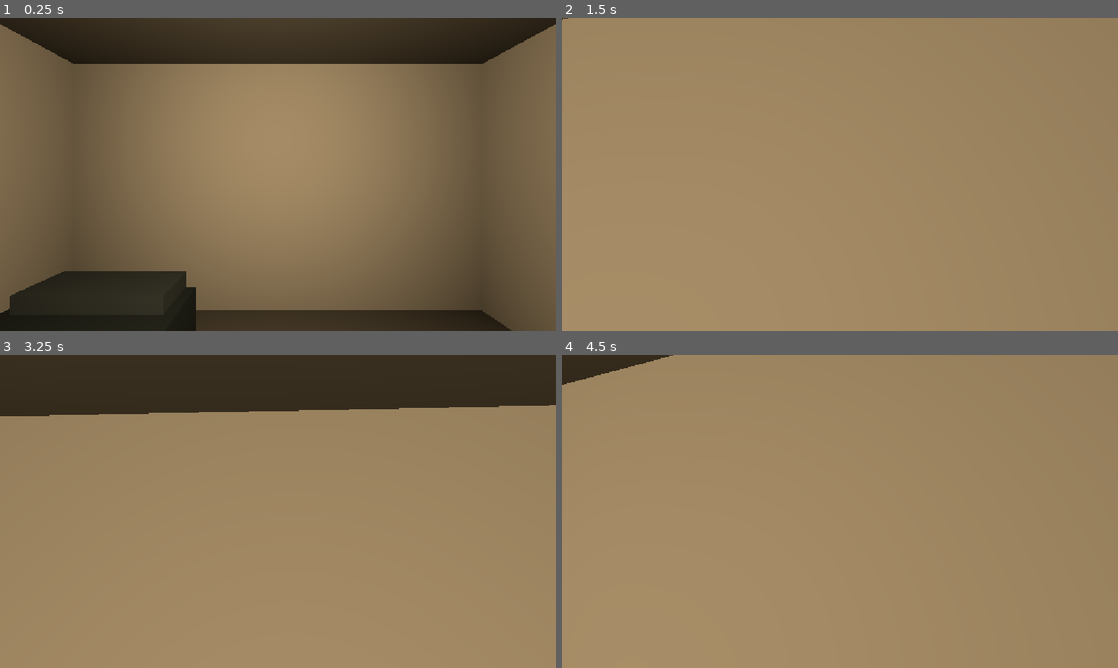
Above: before the commit, frames 1-4 (two rows, left to right).
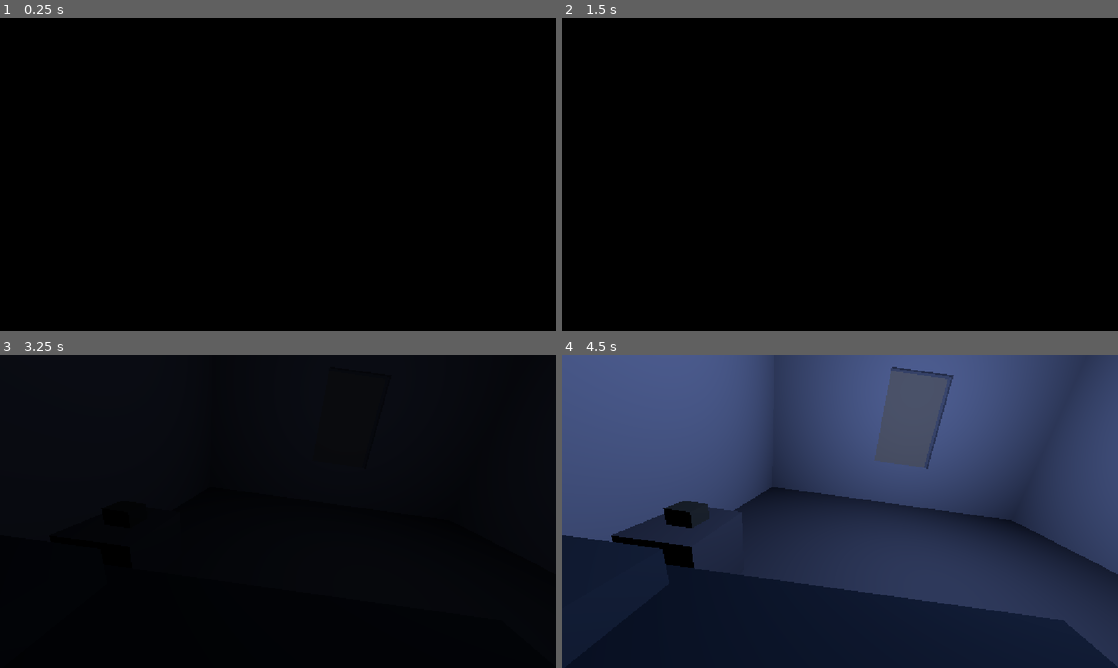
Above: after the commit, the same moments.

Repository: raiani-guima/245-horror-gam
Game: Godot game, scene res://quarto.tscn
Same seed, same stepped clock (60 frames per second), same inputs: the game is played once before the commit and once after it.
Inputs (mouse positions are in pixels of both pictures, inside the frame that each line leads up to):
- Up to frame 1 (0.25 s): no input
- Up to frame 2 (1.5 s): tap Enter (ui_accept) at 0.5, 0.77, 1.25 s; move the mouse to (867, 174) at 0.52 s; hold E (interagir, bound only after the commit) 0.53-1.28 s; hold Up (ui_up) from 0.53 s (still down); move the mouse to (812, 174) at 1.27 s; tap E (interagir, bound only after the commit) at 1.35 s
- Up to frame 3 (3.25 s): keep holding Up (ui_up); tap Enter (ui_accept) at 1.52, 2.75, 3.02 s; move the mouse to (289, 505) at 2.02 s; hold E (interagir, bound only after the commit) 2.03-2.78 s; move the mouse to (272, 517) at 2.77 s; tap E (interagir, bound only after the commit) at 2.85 s
- Up to frame 4 (4.5 s): keep holding Up (ui_up); move the mouse to (878, 514) at 3.52 s; hold E (interagir, bound only after the commit) 3.53-4.28 s; tap Enter (ui_accept) at 3.77 s; move the mouse to (795, 508) at 4.27 s; tap E (interagir, bound only after the commit) at 4.35 s

The runs differ from the first frame. In frame 1, 100% of the frame differs, in the area x 0-100%, y 0-100%; in frame 2, 100%; in frame 3, 100%; in frame 4, 100%.

Commit message:
Ajusta cutscene de acordar: camera Z, timing e falas na tela

Diff:
--- /dev/null
+++ b/area_cama.gd
@@ -0,0 +1,29 @@
+extends Area3D
+
+var player_perto: bool = false
+var dormindo: bool = false
+
+@onready var fade_layer: CanvasLayer = get_node("/root/Quarto/FadeLayer")
+
+func _ready() -> void:
+	body_entered.connect(_on_body_entered)
+	body_exited.connect(_on_body_exited)
+
+func _on_body_entered(body: Node3D) -> void:
+	if body.name == "Player":
+		player_perto = true
+
+func _on_body_exited(body: Node3D) -> void:
+	if body.name == "Player":
+		player_perto = false
+
+func _unhandled_input(event: InputEvent) -> void:
+	if player_perto and not dormindo and event.is_action_pressed("interagir"):
+		dormir()
+
+func dormir() -> void:
+	dormindo = true
+	await fade_layer.fade_to_black(1.5)
+	await get_tree().create_timer(1.0).timeout
+	await fade_layer.fade_from_black(1.5)
+	dormindo = false
--- /dev/null
+++ b/fade_layer.gd
@@ -0,0 +1,46 @@
+extends CanvasLayer
+
+@onready var fade_rect: ColorRect = $FadeRect
+@onready var subtitle_label: Label = $SubtitleLabel
+
+func _ready() -> void:
+	fade_rect.modulate.a = 0.0
+	fade_rect.mouse_filter = Control.MOUSE_FILTER_IGNORE
+	subtitle_label.modulate.a = 0.0
+	subtitle_label.mouse_filter = Control.MOUSE_FILTER_IGNORE
+
+func set_black() -> void:
+	fade_rect.modulate.a = 1.0
+
+func fade_to_black(duration: float = 1.0) -> void:
+	var tween := create_tween()
+	tween.tween_property(fade_rect, "modulate:a", 1.0, duration)
+	await tween.finished
+
+func fade_from_black(duration: float = 1.0) -> void:
+	var tween := create_tween()
+	tween.tween_property(fade_rect, "modulate:a", 0.0, duration)
+	await tween.finished
+
+func piscar_acordando() -> void:
+	var alphas := [0.9, 0.7, 0.85, 0.5, 0.7, 0.3, 0.5, 0.0]
+	for i in alphas.size():
+		var duration := 0.9 if i == alphas.size() - 1 else 0.25
+		var tween := create_tween()
+		tween.tween_property(fade_rect, "modulate:a", alphas[i], duration)
+		await tween.finished
+		if i < alphas.size() - 1:
+			await get_tree().create_timer(0.25).timeout
+
+func mostrar_fala(texto: String, duracao: float = 2.5) -> void:
+	subtitle_label.text = texto
+
+	var fade_in := create_tween()
+	fade_in.tween_property(subtitle_label, "modulate:a", 1.0, 0.4)
+	await fade_in.finished
+
+	await get_tree().create_timer(duracao).timeout
+
+	var fade_out := create_tween()
+	fade_out.tween_property(subtitle_label, "modulate:a", 0.0, 0.4)
+	await fade_out.finished
--- a/player.gd
+++ b/player.gd
@@ -1,23 +1,33 @@
 extends CharacterBody3D
+
 @onready var camera: Camera3D = $Camera3D
+@onready var fade_layer: CanvasLayer = get_node("/root/Quarto/FadeLayer")
 
 var mouse_sensitivity := 0.003
-
 const SPEED = 5.0
 const JUMP_VELOCITY = 4.5
 
+var pode_mover: bool = false
+
+const POSICAO_DE_PE := Vector3(0.0, 1.0, 0.0)
+const ROTACAO_Y_DE_PE := 0.0
+const ROTACAO_CAMERA_DE_PE := 0.0
+
+const POSICAO_DEITADO := Vector3(-1.5, 0.5, -1.0)
+const ROTACAO_Y_DEITADO := -90.0
+const ROTACAO_CAMERA_DEITADA_X := -20.0
+const ROTACAO_CAMERA_DEITADA_Z := 8.0
 
 func _physics_process(delta: float) -> void:
-	# Add the gravity.
+	if not pode_mover:
+		return
+
 	if not is_on_floor():
 		velocity += get_gravity() * delta
 
-	# Handle jump.
 	if Input.is_action_just_pressed("ui_accept") and is_on_floor():
 		velocity.y = JUMP_VELOCITY
 
-	# Get the input direction and handle the movement/deceleration.
-	# As good practice, you should replace UI actions with custom gameplay actions.
 	var input_dir := Input.get_vector("ui_left", "ui_right", "ui_up", "ui_down")
 	var direction := (transform.basis * Vector3(input_dir.x, 0, input_dir.y)).normalized()
 	if direction:
@@ -28,12 +38,43 @@
 		velocity.z = move_toward(velocity.z, 0, SPEED)
 
 	move_and_slide()
+
 func _ready() -> void:
+	position = POSICAO_DEITADO
+	rotation.y = deg_to_rad(ROTACAO_Y_DEITADO)
+	camera.rotation.x = deg_to_rad(ROTACAO_CAMERA_DEITADA_X)
+	camera.rotation.z = deg_to_rad(ROTACAO_CAMERA_DEITADA_Z)
+
 	Input.mouse_mode = Input.MOUSE_MODE_CAPTURED
-
+	await get_tree().process_frame
+	fade_layer.set_black()
+	iniciar_cutscene_acordando()
 
 func _unhandled_input(event: InputEvent) -> void:
+	if not pode_mover:
+		return
 	if event is InputEventMouseMotion:
 		rotate_y(-event.relative.x * mouse_sensitivity)
 		camera.rotate_x(-event.relative.y * mouse_sensitivity)
 		camera.rotation.x = clamp(camera.rotation.x, -1.5, 1.5)
+
+func iniciar_cutscene_acordando() -> void:
+	await get_tree().create_timer(3.5).timeout
+
+	await fade_layer.piscar_acordando()
+
+	await get_tree().create_timer(3.0).timeout
+
+	await fade_layer.mostrar_fala("...que horas são...", 1.8)
+	await fade_layer.mostrar_fala("2:45?", 2.0)
+	await fade_layer.mostrar_fala("De novo...", 2.0)
+	await fade_layer.mostrar_fala("Não dormi nada essa noite.", 2.5)
+
+	await fade_layer.fade_to_black(1.2)
+	position = POSICAO_DE_PE
+	rotation.y = deg_to_rad(ROTACAO_Y_DE_PE)
+	camera.rotation.x = deg_to_rad(ROTACAO_CAMERA_DE_PE)
+	camera.rotation.z = 0.0
+	await fade_layer.fade_from_black(1.2)
+
+	pode_mover = true
--- a/project.godot
+++ b/project.godot
@@ -54,6 +54,11 @@
 , Object(InputEventKey,"resource_local_to_scene":false,"resource_name":"","device":-1,"window_id":0,"alt_pressed":false …(183 unchanged characters)…
 ]
 }
+interagir={
+"deadzone": 0.2,
+"events": [Object(InputEventKey,"resource_local_to_scene":false,"resource_name":"","device":-1,"window_id":0,"alt_pressed":false,"shift_pressed":false,"ctrl_pressed":false,"meta_pressed":false,"pressed":false,"keycode":0,"physical_keycode":69,"key_label":0,"unicode":101,"location":0,"echo":false,"script":null)
+]
+}
 
 [physics]
 
--- a/quarto.tscn
+++ b/quarto.tscn
@@ -1,6 +1,8 @@
 [gd_scene format=3 uid="uid://rik7j7gorbds"]
 
 [ext_resource type="Script" uid="uid://bohgdpibu4141" path="res://player.gd" id="1_7isou"]
+[ext_resource type="Script" uid="uid://cjq84bwspeaho" path="res://area_cama.gd" id="2_1wp0t"]
+[ext_resource type="Script" uid="uid://m86nvoq1qu0v" path="res://fade_layer.gd" id="2_dbiem"]
 
 [sub_resource type="PlaneMesh" id="PlaneMesh_voht0"]
 size = Vector2(5, 5)
@@ -35,7 +37,10 @@
 material = SubResource("StandardMaterial3D_7isou")
 size = Vector3(1, 1.5, 0.05)
 
+[sub_resource type="StandardMaterial3D" id="StandardMaterial3D_lut1e"]
+
 [sub_resource type="BoxMesh" id="BoxMesh_7vjq5"]
+material = SubResource("StandardMaterial3D_lut1e")
 size = Vector3(0.2, 0.75, 1)
 
 [sub_resource type="StandardMaterial3D" id="StandardMaterial3D_1wp0t"]
@@ -52,6 +57,12 @@
 material = SubResource("StandardMaterial3D_7eyjo")
 size = Vector3(1.2, 0.15, 0.4)
 
+[sub_resource type="BoxShape3D" id="BoxShape3D_voht0"]
+size = Vector3(2, 1, 2.8)
+
+[sub_resource type="BoxShape3D" id="BoxShape3D_8ni4d"]
+size = Vector3(1.4, 0.5, 2)
+
 [sub_resource type="StandardMaterial3D" id="StandardMaterial3D_wwc3q"]
 albedo_color = Color(0.23921569, 0.16862746, 0.12156863, 1)
 
@@ -59,6 +70,16 @@
 material = SubResource("StandardMaterial3D_wwc3q")
 size = Vector3(0.8, 1.8, 0.5)
 
+[sub_resource type="BoxMesh" id="BoxMesh_doo81"]
+size = Vector3(0.5, 0.5, 0.4)
+
+[sub_resource type="StandardMaterial3D" id="StandardMaterial3D_bj1gh"]
+albedo_color = Color(0.41960785, 0.41960785, 0.32941177, 1)
+
+[sub_resource type="BoxMesh" id="BoxMesh_qjp2e"]
+material = SubResource("StandardMaterial3D_bj1gh")
+size = Vector3(0.15, 0.1, 0.15)
+
 [node name="Quarto" type="Node3D" unique_id=1376269191]
 
 [node name="MeshInstance3D" type="MeshInstance3D" parent="." unique_id=606362028]
@@ -131,12 +152,13 @@
 shape = SubResource("CapsuleShape3D_voht0")
 
 [node name="Camera3D" type="Camera3D" parent="Player" unique_id=511758608]
-transform = Transform3D(1, 0, 0, 0, 1, 0, 0, 0, 1, 0, 0.6, 0)
+transform = Transform3D(1, 0, 0, 0, 0.9396926, 0.34202012, 0, -0.34202012, 0.9396926, 0, 0.6, 0)
 current = true
 
 [node name="OmniLight3D" type="OmniLight3D" parent="." unique_id=183549530]
 transform = Transform3D(1, 0, 0, 0, 1, 0, 0, 0, 1, 0, 2, 0)
-light_color = Color(1, 0.8509804, 0.627451, 1)
+light_color = Color(0.2901961, 0.3529412, 0.54901963, 1)
+light_energy = 3.0
 
 [node name="vidro" type="MeshInstance3D" parent="." unique_id=1645428478]
 transform = Transform3D(-4.371139e-08, 0, 1, 0, 1, 0, -1, 0, -4.371139e-08, 2.5, 1.5, 0)
@@ -158,6 +180,52 @@
 transform = Transform3D(1, 0, 0, 0, 1, 0, 0, 0, 1, 0, 0.325, -0.8)
 mesh = SubResource("BoxMesh_ei0sm")
 
+[node name="AreaCama" type="Area3D" parent="cama" unique_id=1600225002]
+script = ExtResource("2_1wp0t")
+
+[node name="CollisionShape3D" type="CollisionShape3D" parent="cama/AreaCama" unique_id=678580975]
+shape = SubResource("BoxShape3D_voht0")
+
+[node name="StaticBody3D" type="StaticBody3D" parent="cama" unique_id=1966708345]
+
+[node name="CollisionShape3D" type="CollisionShape3D" parent="cama/StaticBody3D" unique_id=837142970]
+shape = SubResource("BoxShape3D_8ni4d")
+
 [node name="GuardaRoupa" type="MeshInstance3D" parent="." unique_id=746762852]
 transform = Transform3D(1, 0, 0, 0, 1, 0, 0, 0, 1, -2, 0.9, 2)
 mesh = SubResource("BoxMesh_l4pva")
+
+[node name="FadeLayer" type="CanvasLayer" parent="." unique_id=2012232007]
+script = ExtResource("2_dbiem")
+
+[node name="FadeRect" type="ColorRect" parent="FadeLayer" unique_id=1899200168]
+anchors_preset = 15
+anchor_right = 1.0
+anchor_bottom = 1.0
+grow_horizontal = 2
+grow_vertical = 2
+color = Color(0, 0, 0, 1)
+
+[node name="LegendaLabel" type="Label" parent="FadeLayer" unique_id=144563489]
+offset_right = 1152.0
+offset_bottom = 648.0
+
+[node name="SubtitleLabel" type="Label" parent="FadeLayer" unique_id=1731923887]
+anchors_preset = 12
+anchor_top = 1.0
+anchor_right = 1.0
+anchor_bottom = 1.0
+offset_top = -23.0
+grow_horizontal = 2
+grow_vertical = 0
+size_flags_vertical = 8
+horizontal_alignment = 1
+vertical_alignment = 2
+
+[node name="CriadoMudo" type="MeshInstance3D" parent="." unique_id=398664985]
+transform = Transform3D(1, 0, 0, 0, 1, 0, 0, 0, 1, -0.4, 0.25, -1.9)
+mesh = SubResource("BoxMesh_doo81")
+
+[node name="Despertador" type="MeshInstance3D" parent="CriadoMudo" unique_id=456852990]
+transform = Transform3D(1, 0, 0, 0, 1, 0, 0, 0, 1, 0, 0.3, 0)
+mesh = SubResource("BoxMesh_qjp2e")
Not shown, added: area_cama.gd.uid
Not shown, added: fade_layer.gd.uid
